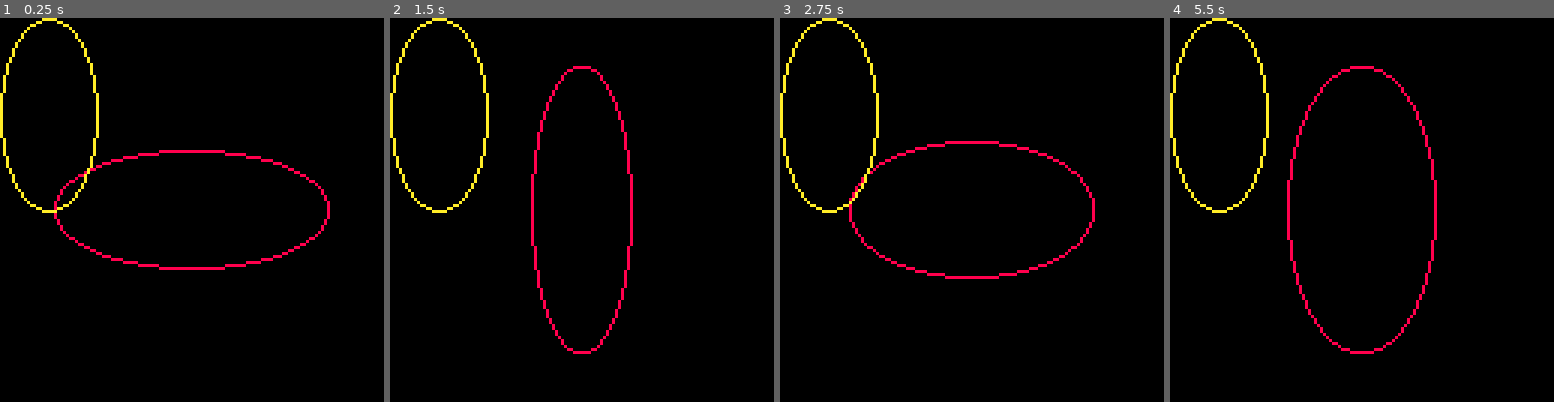
Above: before the commit, frames 1-4 (left to right).
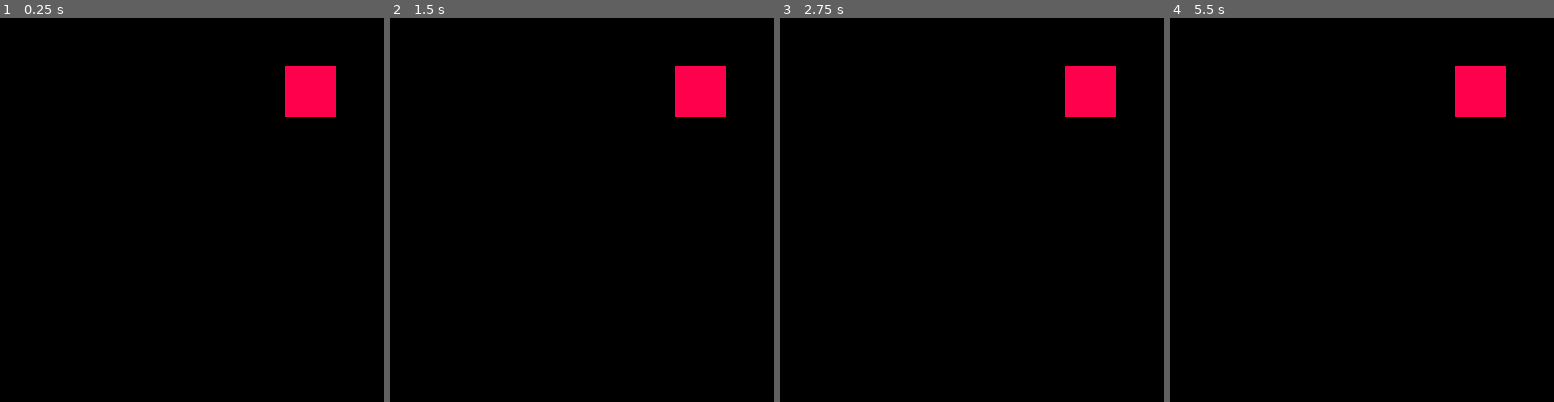
Above: after the commit, the same moments.

Repository: egordorichev/pemsa
Game: PICO-8 cartridge carts/test.p8
The game is run twice, just before and just after one commit, with the same random seed, the same clock (stepped at 60 frames per second) and the same inputs.
Inputs:
- Up to frame 1 (0.25 s): no input
- Up to frame 2 (1.5 s): no input
- Up to frame 3 (2.75 s): no input
- Up to frame 4 (5.5 s): no input

The runs differ from the first frame. In frame 1, 3.9% of the frame differs, in the area x 0-88%, y 0-66%; in frame 2, 3.9%; in frame 3, 3.8%; in frame 4, 4.0%, in the area x 0-88%, y 0-88%.

Commit message:
Draw modes implemented

Diff:
--- a/carts/test.p8
+++ b/carts/test.p8
@@ -1,13 +1,10 @@
 pico-8 cartridge // http://www.pico-8.com
 version 29
 __lua__
+poke(0x5f2c, 129)
 function _draw()
  cls()
- z=t()
- a=cos(z*0.3)*16+32
- b=sin(z*0.5)*16+32
- oval(64-a,64-b,64+a,64+b,8)
- oval(0, 0, 32, 64, 10)
+ rectfill(16, 16, 32, 32, 8)
 end
 __gfx__
 00000000000000000000000000000000000000000000000000000000000000000000000000000000000000000000000000000000000000000000000000000000
Not shown, changed: include/pemsa/graphics/pemsa_graphics_module.hpp
Not shown, changed: include/pemsa/input/pemsa_input_module.hpp
Not shown, changed: include/pemsa/memory/pemsa_memory_module.hpp
Not shown, changed: include/sdl/sdl_graphics_backend.hpp
Not shown, changed: src/pemsa/cart/pemsa_cartridge_module.cpp
Not shown, changed: src/pemsa/cart/pemsa_emitter.cpp
Not shown, changed: src/pemsa/graphics/pemsa_graphics_module.cpp
Not shown, changed: src/pemsa/input/pemsa_input_module.cpp
Not shown, changed: src/sdl/main.cpp
Not shown, changed: src/sdl/sdl_graphics_backend.cpp
Not shown, changed: src/sdl/sdl_input_backend.cpp
Not shown, changed: todo.md
